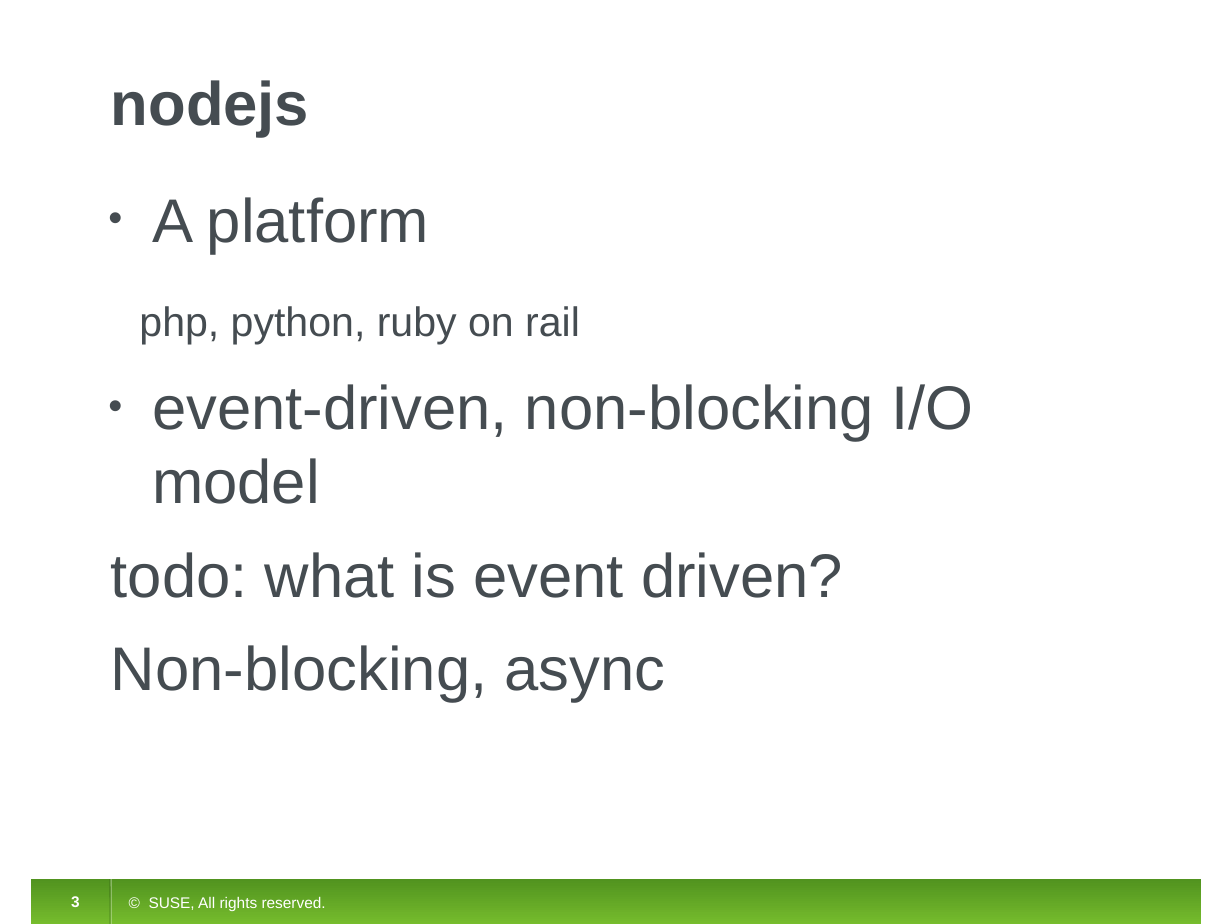
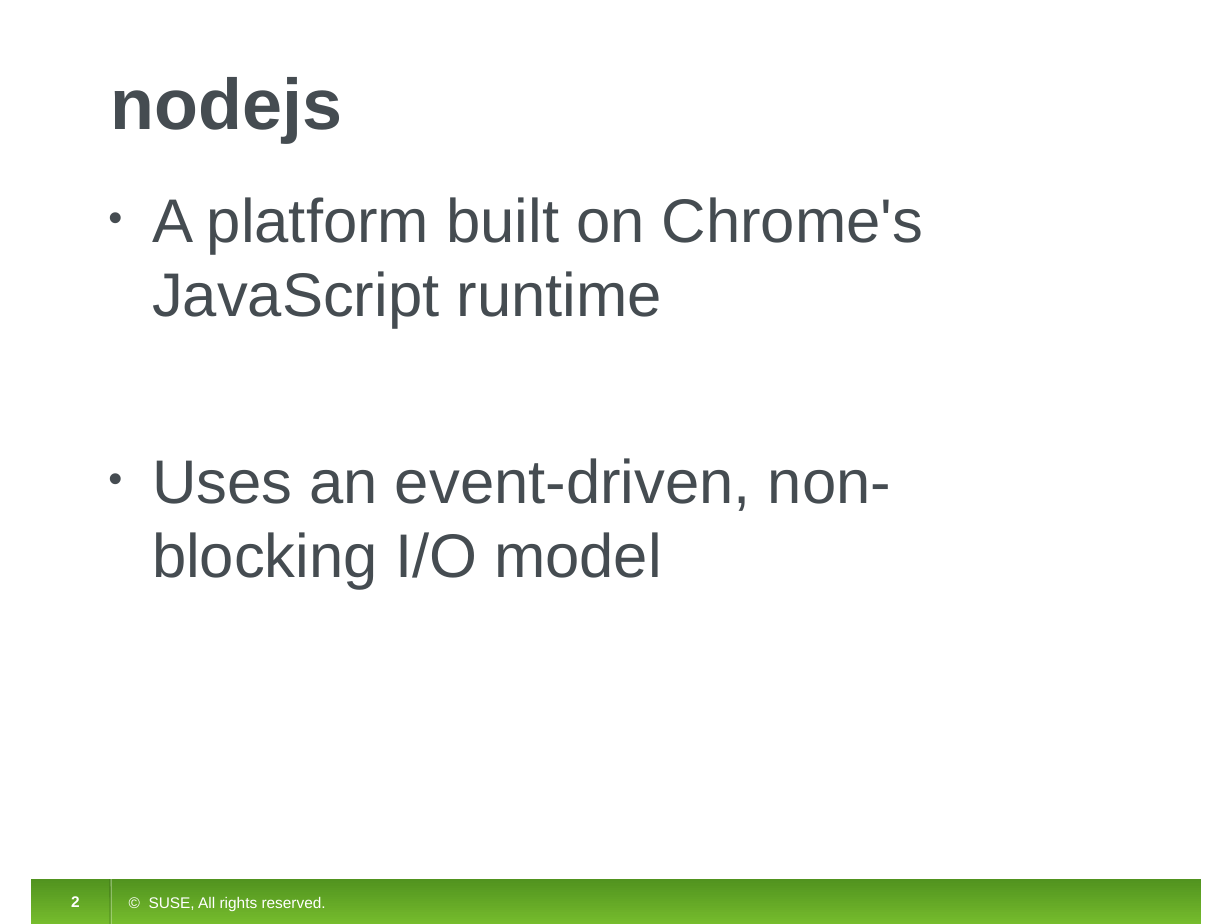
Before and after one commit to initlove/ocs-nodejs, a slide deck: slide 2 of document/ocs-nodejs.odp (slide 3 before the commit). Drawn at 1232x924 pixels with LibreOffice and Linux fonts; fonts in the diff are those of the drawing. Boxes give left, top, right and bottom in pixels: in the first picture for what was removed or moved away, otherwise in the second. Text is boxed around its words. In the diff, an @@ line names an element or a change of style, - is before the commit and + after.

```diff
--- a/document/ocs-nodejs.odp
+++ b/document/ocs-nodejs.odp
@@ title "nodejs" at (x1=111, y1=77, x2=342, y2=143): size 36 to 42 pt @@
@@ text at (x1=152, y1=197, x2=924, y2=589): text changed @@
-• A platform
-php, python, ruby on rail
-• event-driven, non-blocking I/O model
-todo: what is event driven?
-Non-blocking, async
+• A platform built on Chrome's JavaScript runtime
+• Uses an event-driven, non-blocking I/O model
@@ page number at (x1=71, y1=896, x2=80, y2=907): text changed @@
-3
+2
```
Also in this commit, not shown: 4 other slides changed, 4 slides added, 3 slides removed, 15 other files.
